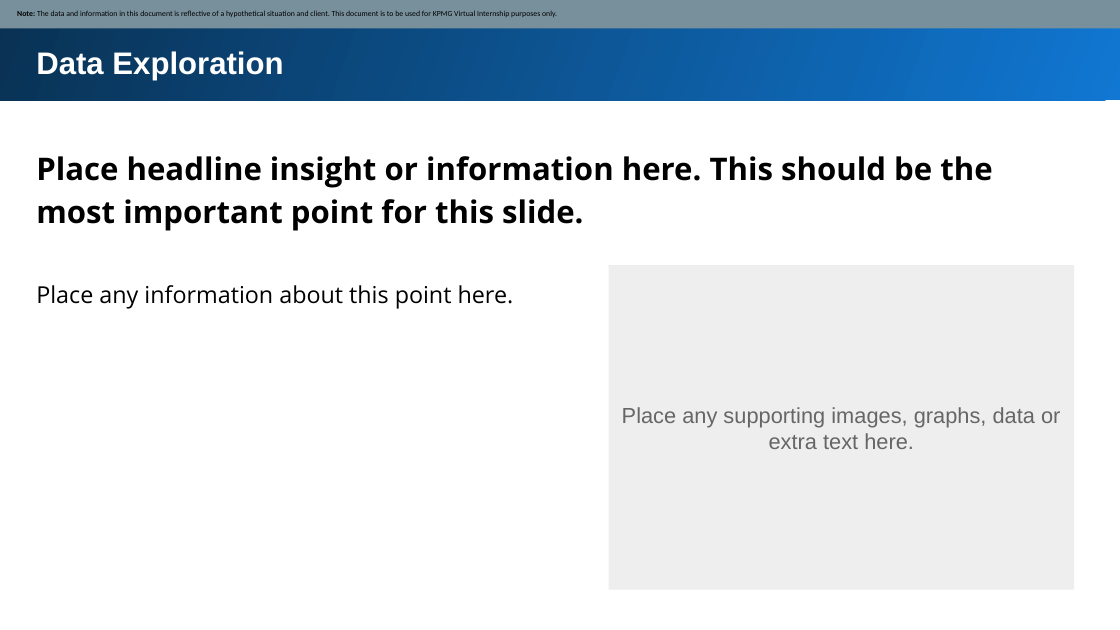
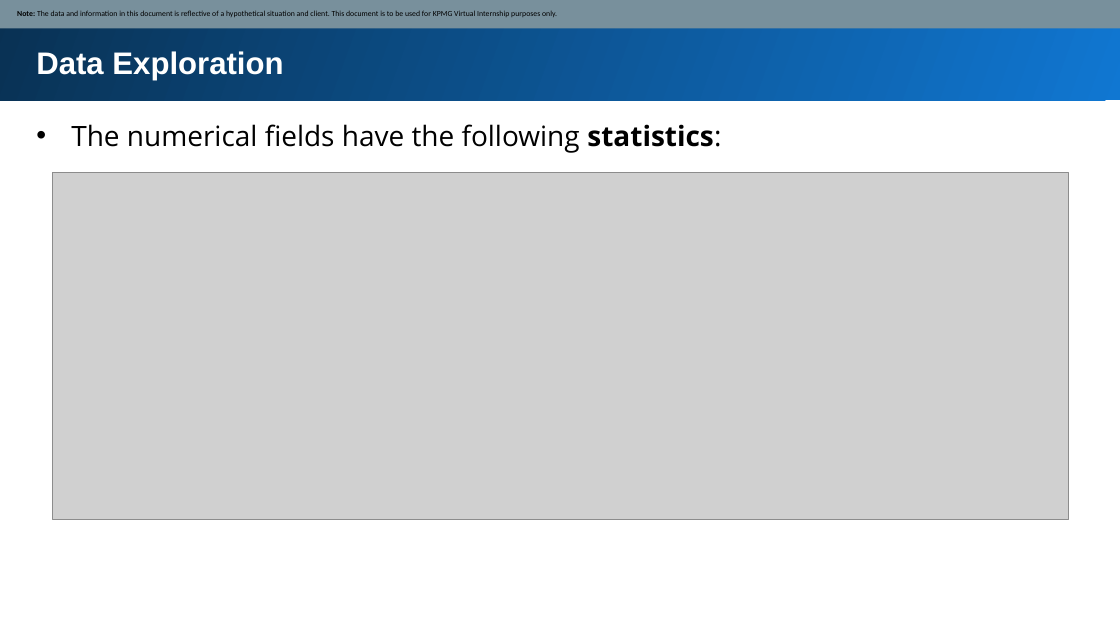
Before and after one commit to Asraful126/Forage, a slide deck: slide 5 of Module_2_Template_slide.pptx (slide 4 before the commit). Drawn at 1120x630 pixels with LibreOffice and Linux fonts; fonts in the diff are those of the drawing; grey boxes stand for pictures. Boxes give left, top, right and bottom in pixels: in the first picture for what was removed or moved away, otherwise in the second. Text is boxed around its words. In the diff, an @@ line names an element or a change of style, - is before the commit and + after.

```diff
--- a/Module_2_Template_slide.pptx
+++ b/Module_2_Template_slide.pptx
@@ text at [71,124,721,153]: text changed; size 20 to 18 pt; bold off @@
-Place headline insight or information here. This should be the most important point for this slide.
+• The numerical fields have the following statistics:
@@ picture added at [53,172,1068,520] @@
@@ rectangle removed at [609,265,1075,590] @@
@@ text removed at [36,285,514,309] @@
-Place any information about this point here.
@@ text removed at [622,407,1060,449] @@
-Place any supporting images, graphs, data or extra text here.
```
Also in this commit, not shown: 2 other slides changed, 2 slides added, 1 other file.
